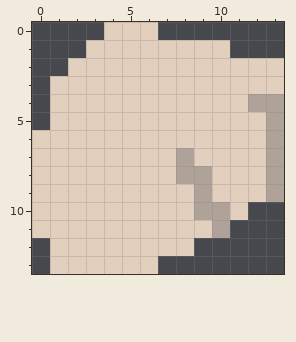
Two states of a pixel-art sprite, Assets/Character/hand.png. Above: the version before the commit.
The file is 14x14 pixels.
After the commit:
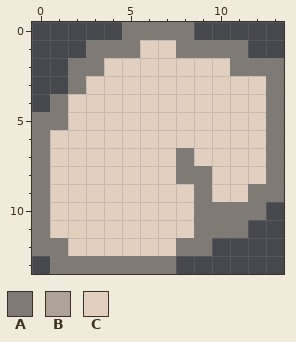
Palette (. is transparent): A #807a75  B #afa399  C #e3cfbd
From old to new:
The edit adds colour A in row 0 at x 7 to 8; in row 1 at x 11; in row 5 at x 0; in row 10 at x 12; in row 11 at x 11; in row 12 at x 0 and 9.
The edit adds colour A in row 13 at x 7.
Colour B gives way to colour A in rows 4 to 6 at x 13; in row 7 at x 8 and 13; in row 8 at x 8 to 9 and 13; in row 9 at x 9 and 13; in row 10 at x 9 to 10; in row 11 at x 10.
Colour C gives way to colour A in row 0 at x 5 to 6; in row 1 at x 3 to 5 and 8 to 10; in row 2 at x 2 to 3 and 11 to 13; in row 3 at x 2 and 13; in rows 4 to 5 at x 1; in rows 6 to 8 at x 0.
Colour C gives way to colour A in row 9 at x 0 and 12; in row 10 at x 0 and 11; in row 11 at x 0 and 9; in row 12 at x 1 and 8; in row 13 at x 1 to 6.
Colour B gives way to colour C in row 4 at x 12.
Colour C is removed in row 0 at x 4; in row 3 at x 1.
Boxes around the changes in both pictures, in picture pixels (x1, y1, x2, y2):
changed: (32, 22, 284, 274)
